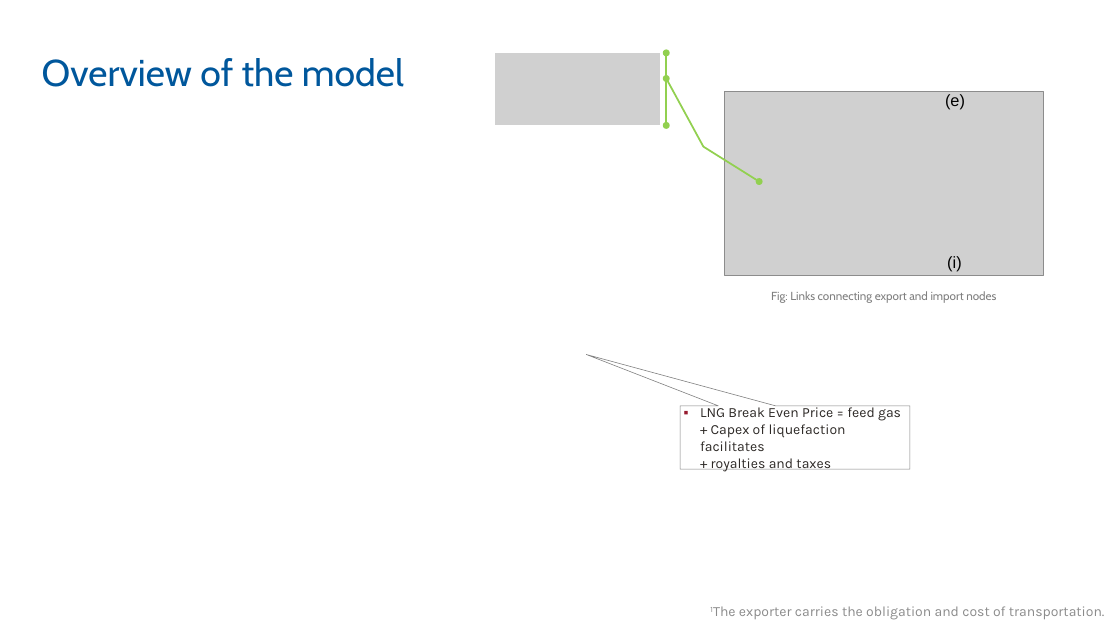
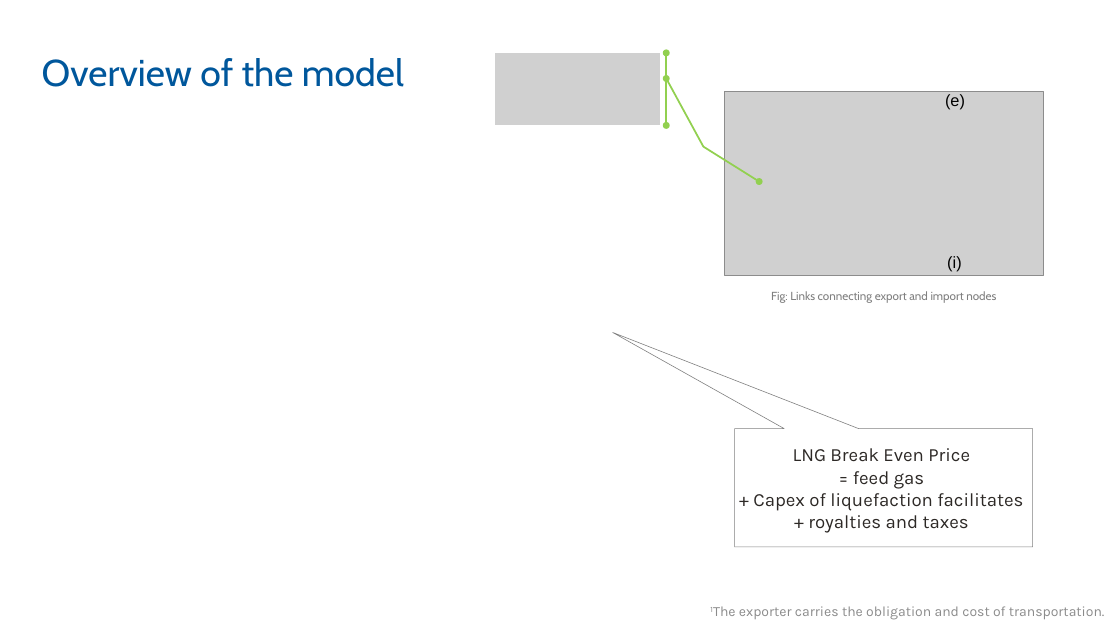
Before and after one commit to sebastianzwickl/lng-trade-europe, a slide deck: slide 7 of presentation/230214_IEWT.pptx. Drawn at 1120x630 pixels with LibreOffice and Linux fonts; fonts in the diff are those of the drawing; grey boxes stand for pictures; background and template pictures are left out. Boxes give left, top, right and bottom in pixels: in the first picture for what was removed or moved away, otherwise in the second. Text is boxed around its words. In the diff, an @@ line names an element or a change of style, - is before the commit and + after.

```diff
--- a/presentation/230214_IEWT.pptx
+++ b/presentation/230214_IEWT.pptx
@@ speech box "LNG Break Even Price = ...": place and size @@
-speech box "LNG Break Even Price = ..." at [681, 406, 910, 469]
+speech box "LNG Break Even Price = ..." at [735, 429, 1033, 547]
@@ speech box "LNG Break Even Price = ..." at [735, 429, 1033, 547]: size 12 to 16 pt; alignment left to centre; bullet ▪ to none @@
```
Also in this commit, not shown: 3 slides added, 3 slides removed.
